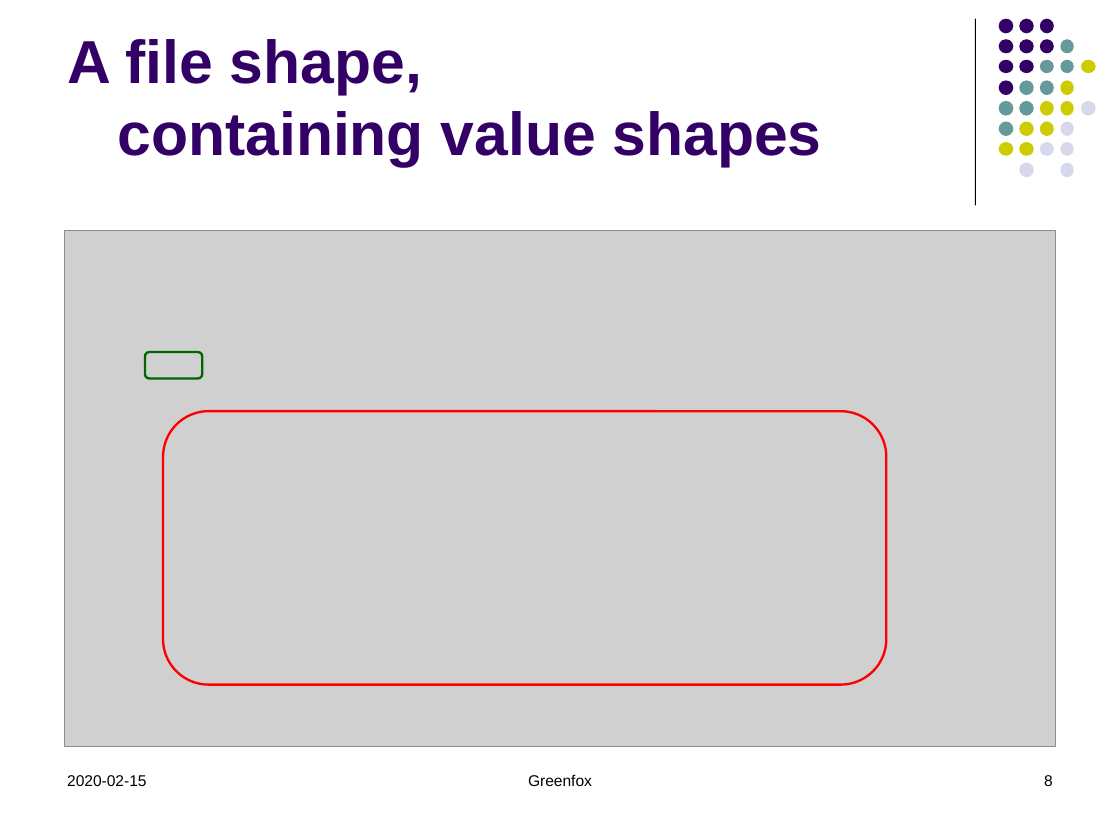
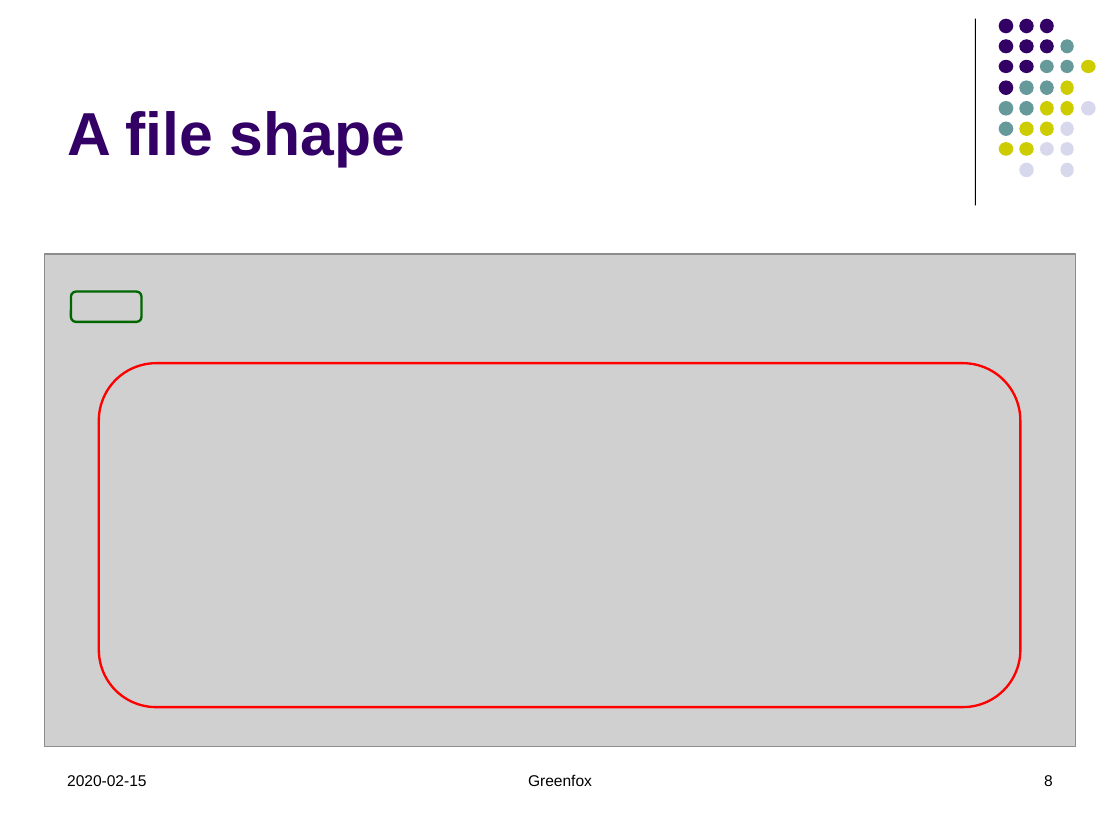
Before and after one commit to hrennau/greenfox, a slide deck: slide 8 of about/greenfox04.pptx. Drawn at 1120x840 pixels with LibreOffice and Linux fonts; fonts in the diff are those of the drawing; grey boxes stand for pictures. Boxes give left, top, right and bottom in pixels: in the first picture for what was removed or moved away, otherwise in the second. Text is boxed around its words. In the diff, an @@ line names an element or a change of style, - is before the commit and + after.

```diff
--- a/about/greenfox04.pptx
+++ b/about/greenfox04.pptx
@@ title at (67, 111, 405, 167): text changed @@
-A file shape,
-containing value shapes
+A file shape
@@ picture: place and size @@
-picture at (65, 231, 1055, 746)
+picture at (45, 254, 1076, 747)
@@ rounded rectangle: place and size @@
-rounded rectangle at (144, 352, 202, 379)
+rounded rectangle at (71, 291, 141, 321)
@@ rounded rectangle: place and size @@
-rounded rectangle at (164, 411, 887, 684)
+rounded rectangle at (99, 363, 1020, 707)
```
Also in this commit, not shown: 14 other slides changed, 3 slides added, 31 slides removed, 32 other files.
